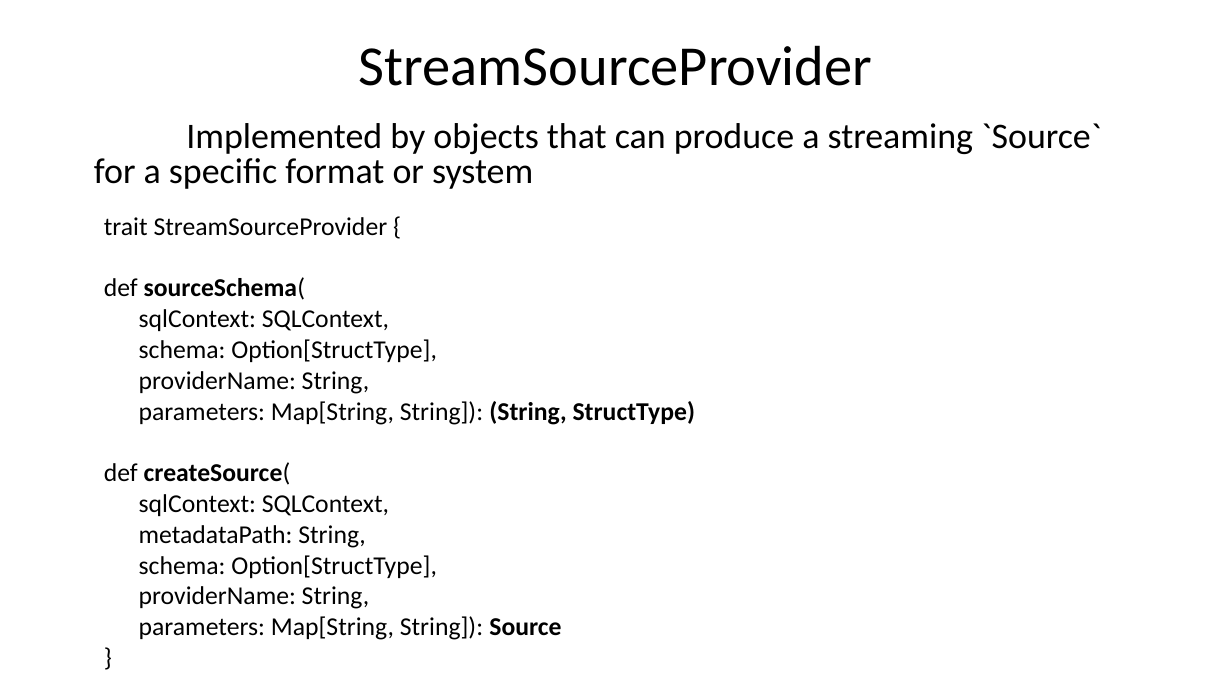
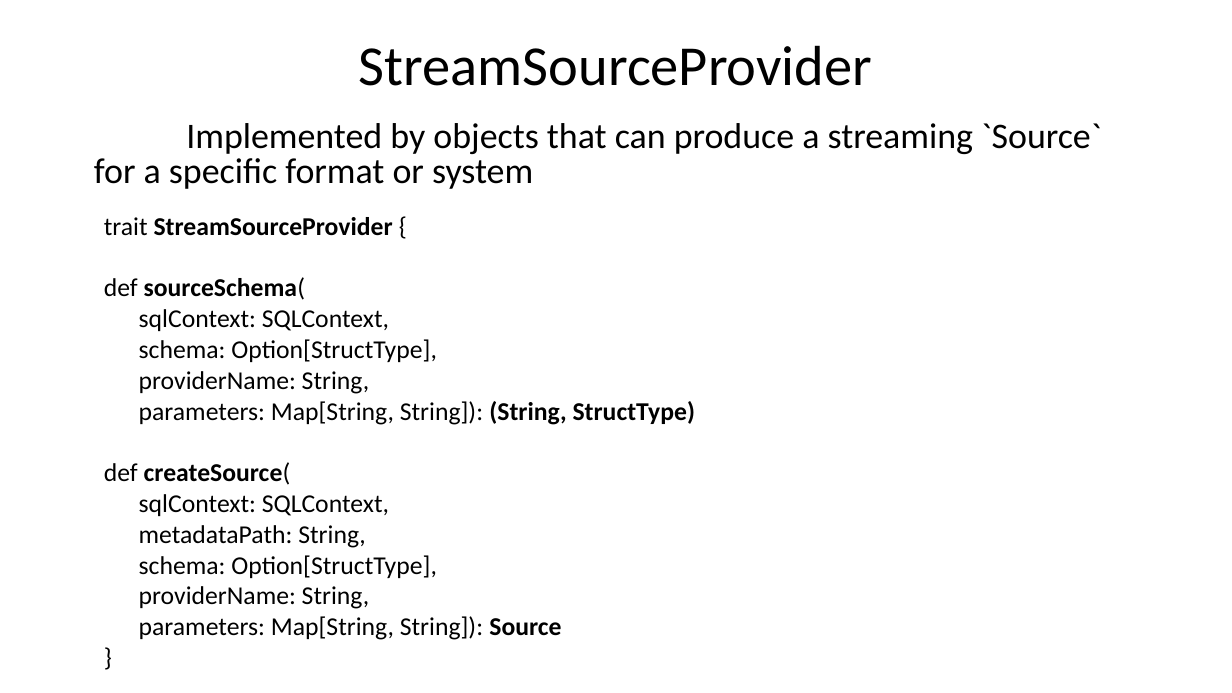
Before and after one commit to nkudinov/apache_spark_pptx, a slide deck: slide 7 of Spark_Custom_Stream_Sources.pptx (slide 6 before the commit). Drawn at 1232x693 pixels with LibreOffice and Linux fonts; fonts in the diff are those of the drawing. Boxes give left, top, right and bottom in pixels: in the first picture for what was removed or moved away, otherwise in the second. Text is boxed around its words. In the diff, an @@ line names an element or a change of style, - is before the commit and + after.

Commit message:
add custom stream source v1

```diff
--- a/Spark_Custom_Stream_Sources.pptx
+++ b/Spark_Custom_Stream_Sources.pptx
@@ text at [104, 217, 393, 236]: bold on in "StreamSourceProvider" @@
```
Also in this commit, not shown: 3 other slides changed, 1 slide added.
